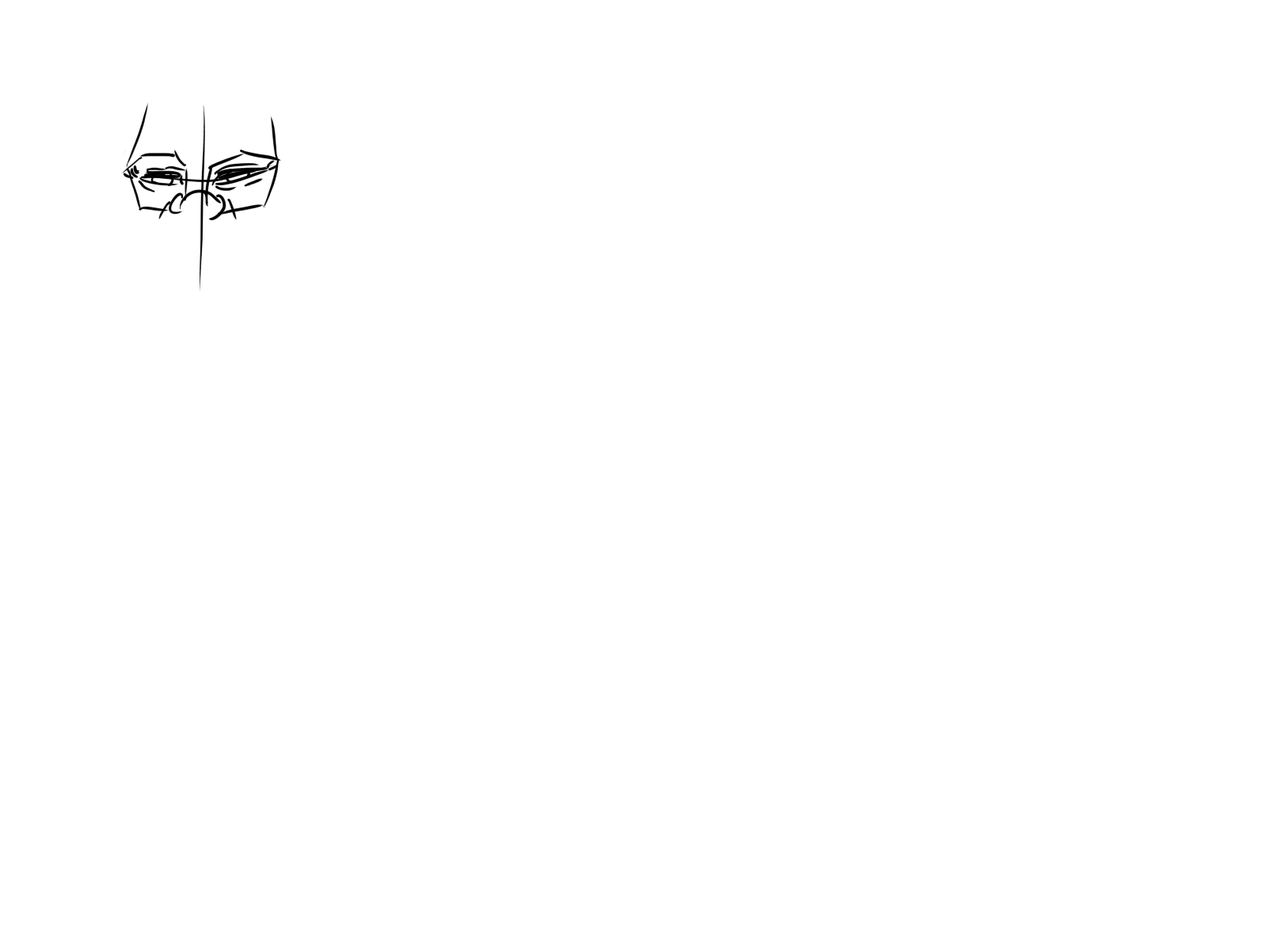
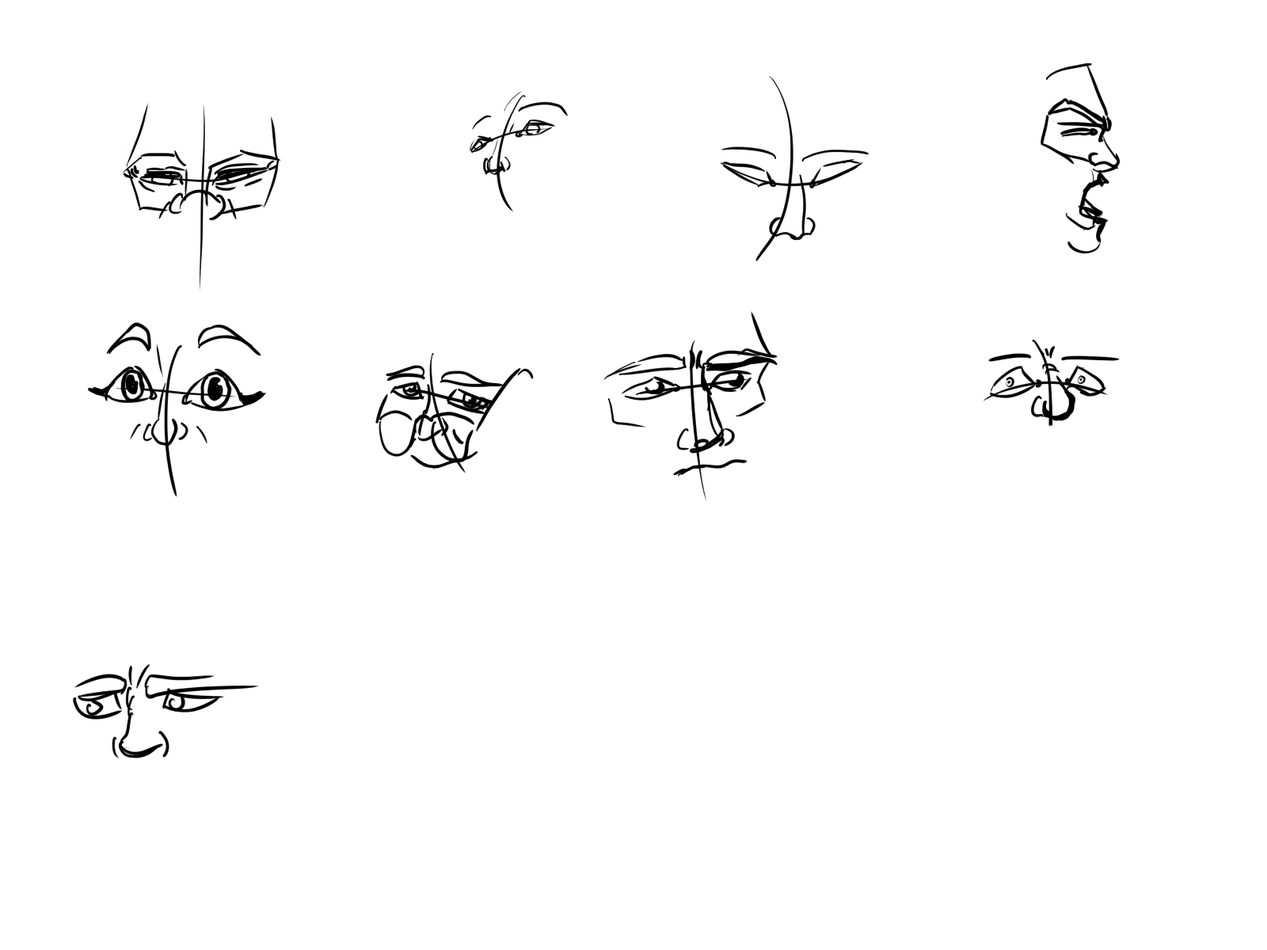
Layers edited between the first and the second 1267x950 image:
painted on "Eyes 3" over bbox(72, 60, 1121, 759)
painted on "Background" over bbox(72, 60, 1121, 759)
